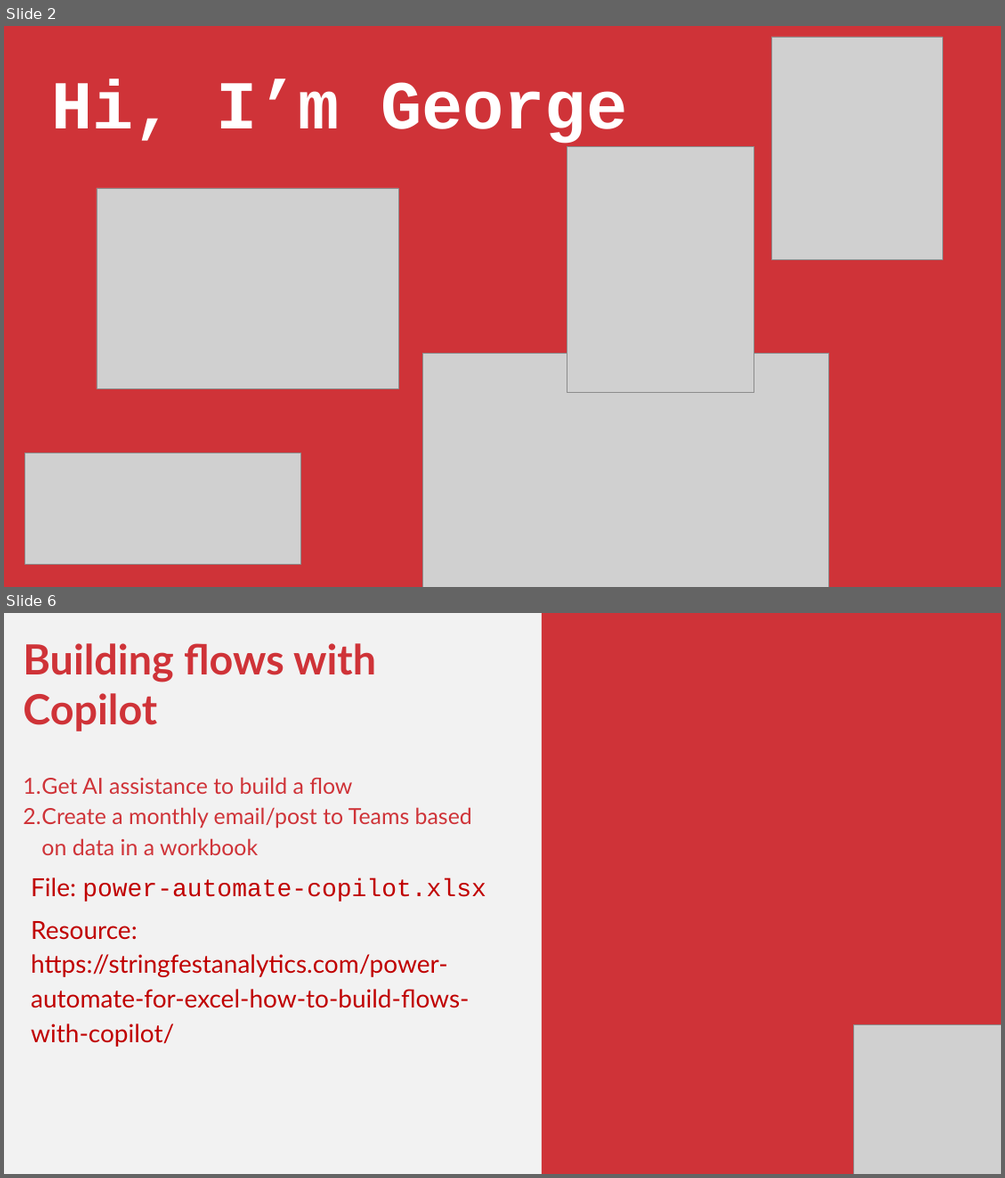
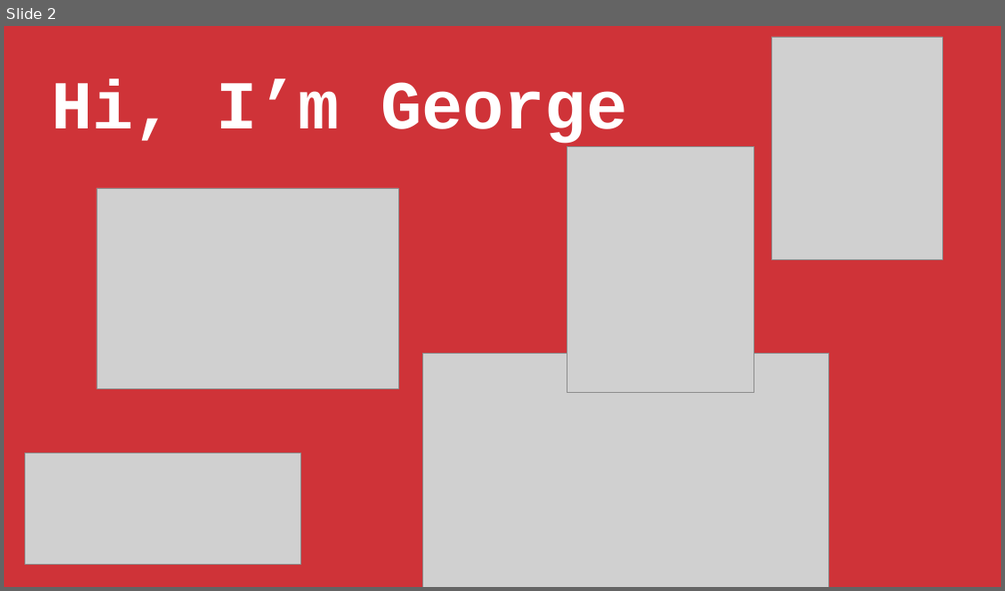
Before and after one commit to stringfestdata/getting-started-with-groupby-and-pivotby, a slide deck: getting-started-groupby-pivotby.pptx. Shown one above the other, each under a label of ours: slides 2 and 6 before the commit, slide 2 after it; the slides between them are not shown. The pictures are 1005x1178 and 1005x591 pixels, drawn with LibreOffice and Linux fonts; fonts in the diff are those of the drawing; grey boxes stand for pictures. Boxes give left, top, right and bottom in pixels: in the first picture for what was removed or moved away, otherwise in the second. Text is boxed around its words. In the diff, an @@ line names an element or a change of style, - is before the commit and + after.

```diff
--- a/getting-started-groupby-pivotby.pptx
+++ b/getting-started-groupby-pivotby.pptx
@@ slide 6 removed at [4,613,1001,1174], background #F2F2F2 @@
@@ rectangle removed at [542,613,1001,1174] @@
@@ text removed at [23,643,486,1008] @@
-Building flows with Copilot
-1. Get AI assistance to build a flow
-2. Create a monthly email/post to Teams based on data in a workbook
-File: power-automate-copilot.xlsx
-Resource: https://stringfestanalytics.com/power-automate-for-excel-how-to-build-flows-with-copilot/
@@ picture removed at [853,1024,1001,1174] @@
```
Also in this commit, not shown: 1 slide changed, 1 slide added, 3 other slides removed.
